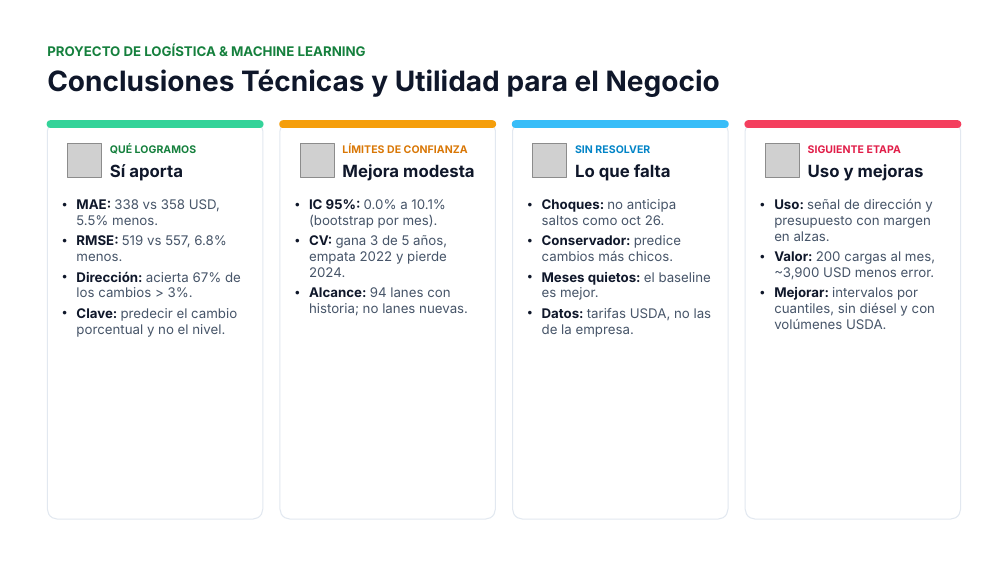
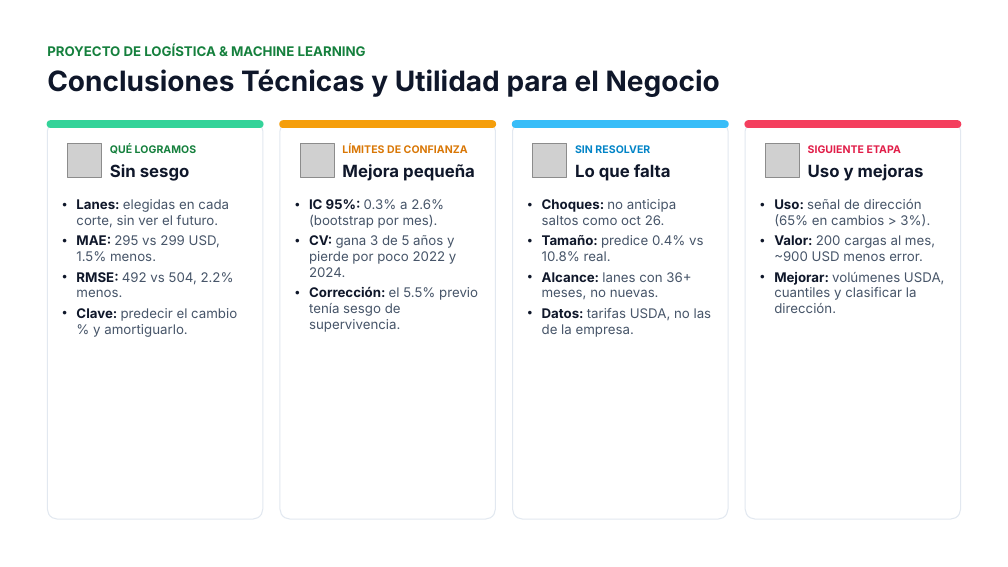
Before and after one commit to jmartinezvogel/reefer-spot-rate-forecasting, a slide deck: slide 6 of docs/ML_E4_Equipo1.pptx. Drawn at 1008x567 pixels with LibreOffice and Linux fonts; fonts in the diff are those of the drawing; grey boxes stand for pictures; background and template pictures are left out. Boxes give left, top, right and bottom in pixels: in the first picture for what was removed or moved away, otherwise in the second. Text is boxed around its words. In the diff, an @@ line names an element or a change of style, - is before the commit and + after.

Commit message:
E4: selección de lanes en cada corte y versión de datos verificada
Atiende la retroalimentación del E3:
- Las lanes se eligen en cada corte histórico usando solo los meses
  hasta ese corte (antes se usaban las 94 lanes elegidas con datos de 2026).
- El notebook verifica la copia de USDA (207,024 registros al 27-oct-2026,
  SHA-256) y documenta que la diferencia con el servidor son semanas posteriores.
- La CV elige también un factor de amortiguamiento del cambio predicho.

Prueba: MAE 295 vs 299 del baseline ingenuo (-1.5%), IC 95% 0.3% a 2.6%.

```diff
--- a/docs/ML_E4_Equipo1.pptx
+++ b/docs/ML_E4_Equipo1.pptx
@@ text at bbox=[110, 164, 190, 181]: text changed @@
-Sí aporta
+Sin sesgo
@@ text at bbox=[342, 164, 475, 181]: text changed @@
-Mejora modesta
+Mejora pequeña
@@ text at bbox=[76, 199, 237, 337]: text changed @@
-• MAE: 338 vs 358 USD, 5.5% menos.
-• RMSE: 519 vs 557, 6.8% menos.
-• Dirección: acierta 67% de los cambios > 3%.
-• Clave: predecir el cambio porcentual y no el nivel.
+• Lanes: elegidas en cada corte, sin ver el futuro.
+• MAE: 295 vs 299 USD, 1.5% menos.
+• RMSE: 492 vs 504, 2.2% menos.
+• Clave: predecir el cambio % y amortiguarlo.
@@ text at bbox=[309, 199, 478, 332]: text changed @@
-• IC 95%: 0.0% a 10.1% (bootstrap por mes).
-• CV: gana 3 de 5 años, empata 2022 y pierde 2024.
-• Alcance: 94 lanes con historia; no lanes nuevas.
+• IC 95%: 0.3% a 2.6% (bootstrap por mes).
+• CV: gana 3 de 5 años y pierde por poco 2022 y 2024.
+• Corrección: el 5.5% previo tenía sesgo de supervivencia.
@@ text at bbox=[774, 199, 944, 313]: text changed @@
-• Uso: señal de dirección y presupuesto con margen en alzas.
-• Valor: 200 cargas al mes, ~3,900 USD menos error.
-• Mejorar: intervalos por cuantiles, sin diésel y con volúmenes USDA.
+• Uso: señal de dirección (65% en cambios > 3%).
+• Valor: 200 cargas al mes, ~900 USD menos error.
+• Mejorar: volúmenes USDA, cuantiles y clasificar la dirección.
@@ text at bbox=[542, 235, 703, 299]: text changed @@
-• Conservador: predice cambios más chicos.
-• Meses quietos: el baseline es mejor.
+• Tamaño: predice 0.4% vs 10.8% real.
+• Alcance: lanes con 36+ meses, no nuevas.
```
Also in this commit, not shown: 5 other slides changed, 4 other files.
